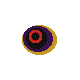
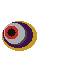
Layer changes from the first 80 x 80 image to the second:
painted on "Background" over [2, 21, 57, 55]
